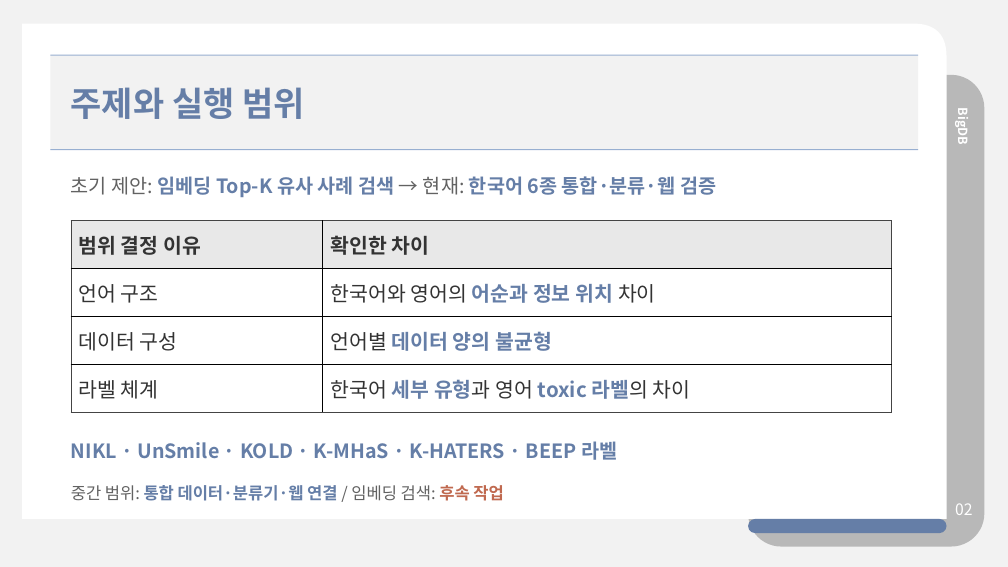
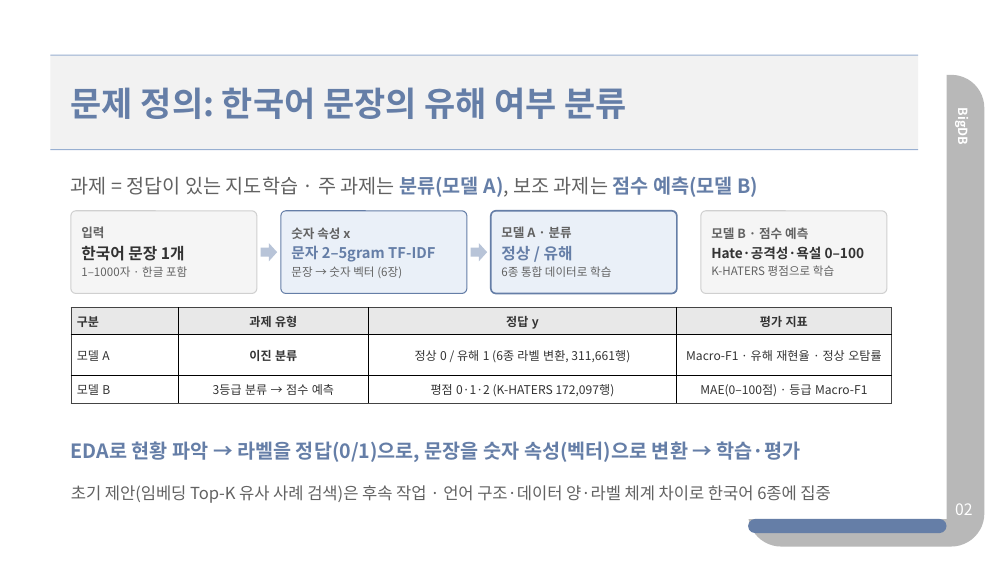
Before and after one commit to sangdelia/3-2-BigDB-Proj., a slide deck: slide 2 of ppts/BigDB 중간발표 - 혐오체인 (조규상,서재철,윤건호).pptx. Drawn at 1008x567 pixels with LibreOffice and Linux fonts; fonts in the diff are those of the drawing. Boxes give left, top, right and bottom in pixels: in the first picture for what was removed or moved away, otherwise in the second. Text is boxed around its words. In the diff, an @@ line names an element or a change of style, - is before the commit and + after.

```diff
--- a/ppts/BigDB 중간발표 - 혐오체인 (조규상,서재철,윤건호).pptx
+++ b/ppts/BigDB 중간발표 - 혐오체인 (조규상,서재철,윤건호).pptx
@@ background #F2F2F2 to #FFFFFF @@
@@ text at (71, 87, 626, 119): text changed @@
-주제와 실행 범위
+문제 정의: 한국어 문장의 유해 여부 분류
@@ text at (71, 176, 758, 197): text changed; text colour #657EA7 to #626262; bold off @@
-초기 제안: 임베딩 Top-K 유사 사례 검색 → 현재: 한국어 6종 통합·분류·웹 검증
+과제 = 정답이 있는 지도학습 · 주 과제는 분류(모델 A), 보조 과제는 점수 예측(모델 B)
@@ rounded rectangle added at (71, 211, 257, 293), fill #F5F5F5, outline #D0D0D0 1 pt, 11 pt, text #626262 @@
+입력
+한국어 문장 1개
+1–1000자 · 한글 포함
@@ rounded rectangle added at (281, 211, 467, 293), fill #EAF0F8, outline #657EA7 1 pt, 14 pt, text #626262, bold @@
+숫자 속성 x
+문자 2–5gram TF-IDF
+문장 → 숫자 벡터 (6장)
@@ rounded rectangle added at (491, 211, 677, 293), fill #EAF0F8, outline #657EA7 1.6 pt, 11 pt, text #626262, bold @@
+모델 A · 분류
+정상 / 유해
+6종 통합 데이터로 학습
@@ rounded rectangle added at (701, 211, 887, 293), fill #F5F5F5, outline #D0D0D0 1 pt, 13 pt, text #626262, bold @@
+모델 B · 점수 예측
+Hate·공격성·욕설 0–100
+K-HATERS 평점으로 학습
@@ right arrow added at (261, 243, 278, 262), fill #B8C4D8 @@
@@ right arrow added at (471, 243, 488, 262), fill #B8C4D8 @@
@@ table at (71, 308, 892, 400) @@
-범위 결정 이유 | 확인한 차이
-언어 구조 | 한국어와 영어의 어순과 정보 위치 차이
-데이터 구성 | 언어별 데이터 양의 불균형
-라벨 체계 | 한국어 세부 유형과 영어 toxic 라벨의 차이
+구분 | 과제 유형 | 정답 y | 평가 지표
+모델 A | 이진 분류 | 정상 0 / 유해 1 (6종 라벨 변환, 311,661행) | Macro-F1 · 유해 재현율 · 정상 오탐률
+모델 B | 3등급 분류 → 점수 예측 | 평점 0·1·2 (K-HATERS 172,097행) | MAE(0–100점) · 등급 Macro-F1
@@ table: place and size @@
-table at (71, 221, 892, 413)
+table at (71, 308, 892, 400)
@@ text at (71, 441, 801, 462): text changed @@
-NIKL · UnSmile · KOLD · K-MHaS · K-HATERS · BEEP 라벨
+EDA로 현황 파악 → 라벨을 정답(0/1)으로, 문장을 숫자 속성(벡터)으로 변환 → 학습·평가
@@ text at (71, 485, 830, 503): text changed; text colour #657EA7 to #626262; bold off @@
-중간 범위: 통합 데이터·분류기·웹 연결 / 임베딩 검색: 후속 작업
+초기 제안(임베딩 Top-K 유사 사례 검색)은 후속 작업 · 언어 구조·데이터 양·라벨 체계 차이로 한국어 6종에 집중
```
Also in this commit, not shown: 10 other slides changed, 9 slides added, 23 other files.
